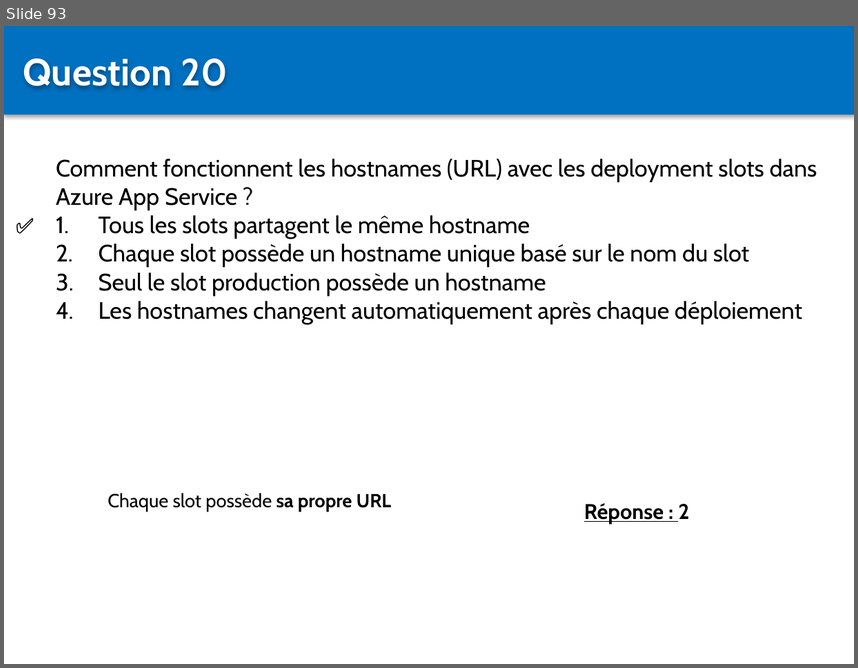
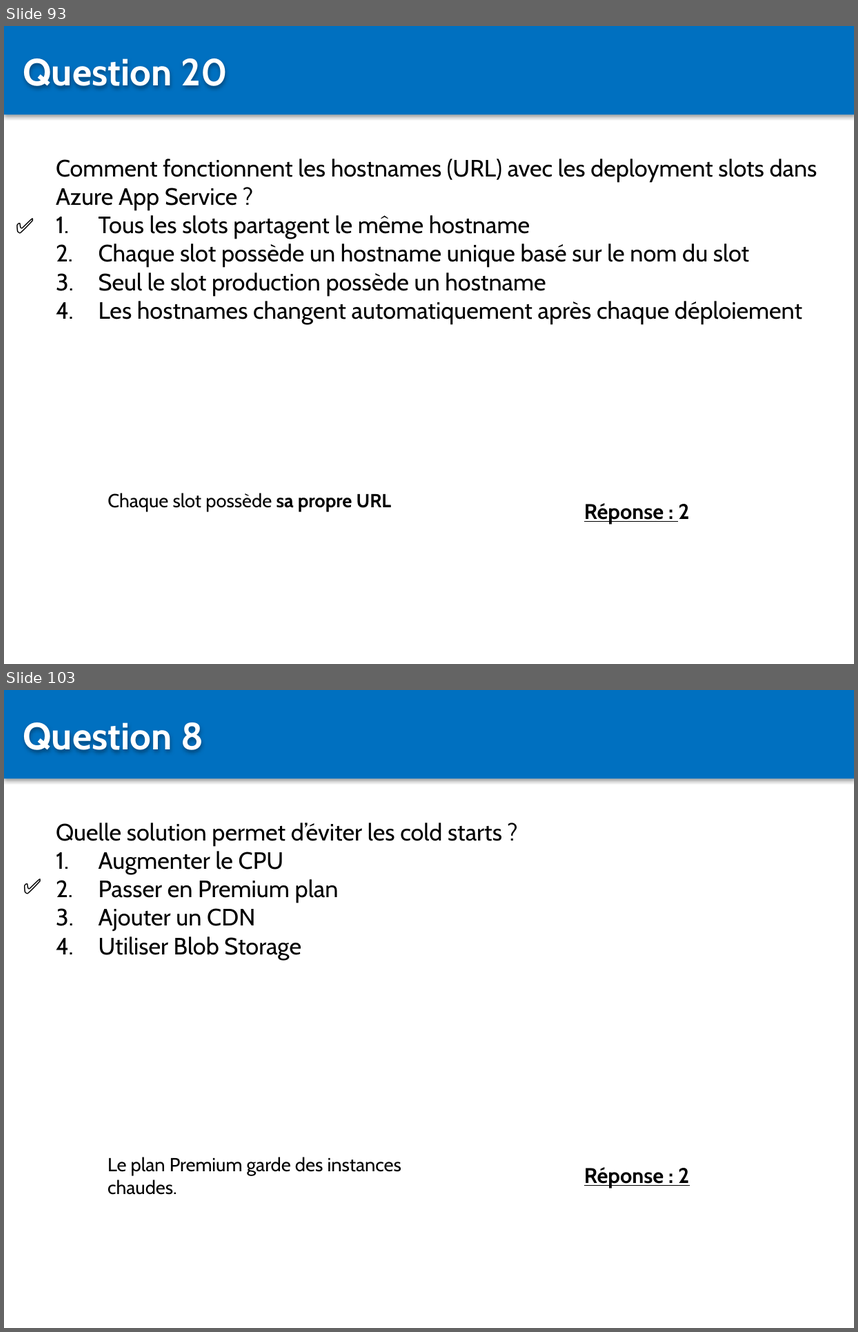
Before and after one commit to Sybaris-Classroom/az-204, a slide deck: Quiz/Quiz.pptx. Shown one above the other, each under a label of ours: slide 93 before the commit, slides 93 and 103 after it; the slides between them are not shown. The pictures are 858x668 and 858x1332 pixels, drawn with LibreOffice and Linux fonts; fonts in the diff are those of the drawing. Boxes give left, top, right and bottom in pixels: in the first picture for what was removed or moved away, otherwise in the second. Text is boxed around its words. In the diff, an @@ line names an element or a change of style, - is before the commit and + after.

```diff
--- a/Quiz/Quiz.pptx
+++ b/Quiz/Quiz.pptx
@@ slide 103 added at [4,690,854,1328], background #FFFFFF @@
@@ rectangle added at [4,690,854,778], fill #0070C0 @@
@@ text added at [23,722,203,752], 32 pt, text #FFFFFF, bold @@
+Question 8
@@ text added at [56,822,502,960], 20 pt, text #000000 @@
+Quelle solution permet d’éviter les cold starts ?
+1. Augmenter le CPU
+2. Passer en Premium plan
+3. Ajouter un CDN
+4. Utiliser Blob Storage
@@ text added at [15,869,67,903], 18 pt, text #000000, bold @@
+✅
@@ text added at [107,1156,401,1194], 16 pt, text #000000 @@
+Le plan Premium garde des instances chaudes.
@@ text added at [584,1167,689,1187], 18 pt, text #000000, bold, underline @@
+Réponse : 2
```
Also in this commit, not shown: 3 slides changed, 25 other slides added, 43 other files.
